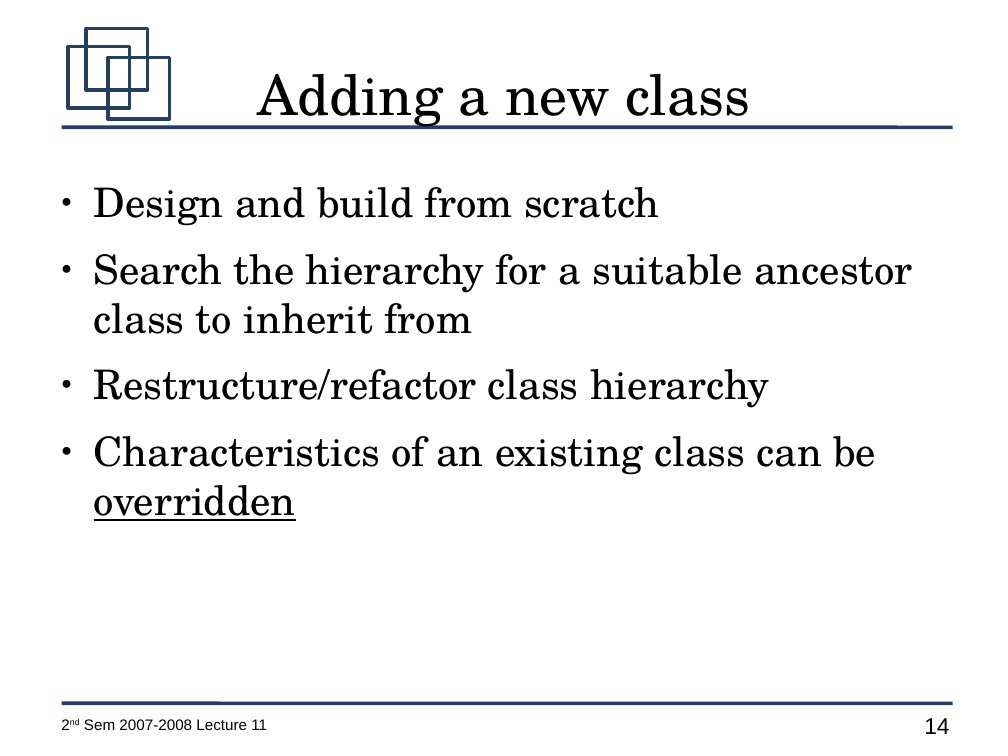
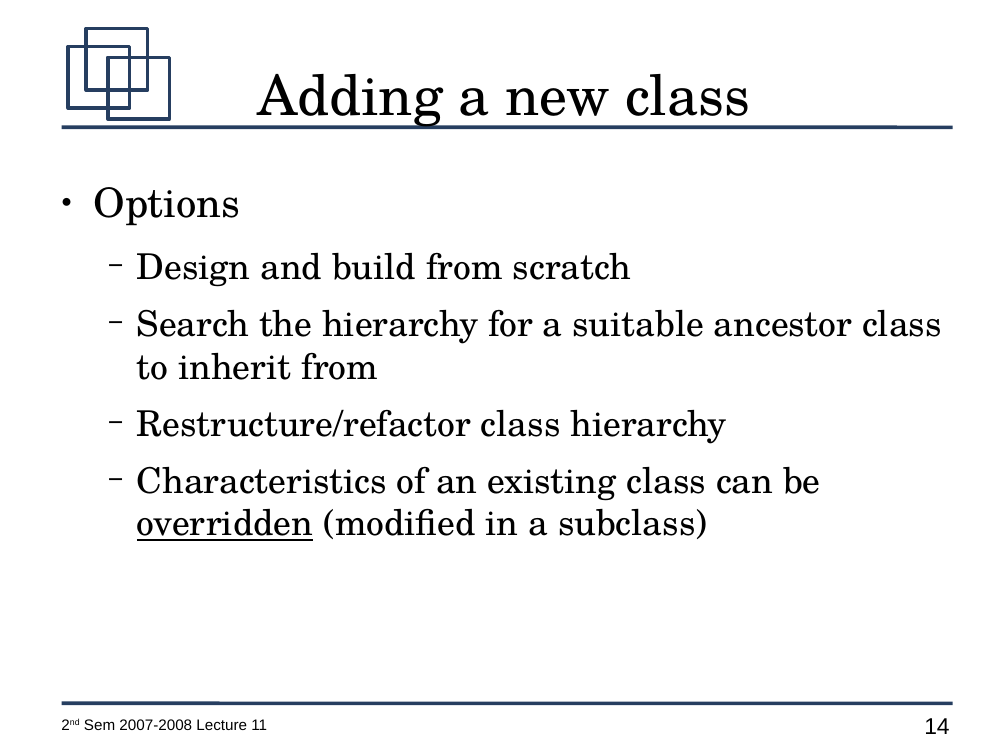
Before and after one commit to jachermocilla/jach-homepage, a slide deck: slide 14 of CMSC128-2nd-Sem-2007-L11.odp. Drawn at 1008x756 pixels with LibreOffice and Linux fonts; fonts in the diff are those of the drawing. Boxes give left, top, right and bottom in pixels: in the first picture for what was removed or moved away, otherwise in the second. Text is boxed around its words. In the diff, an @@ line names an element or a change of style, - is before the commit and + after.

```diff
--- a/CMSC128-2nd-Sem-2007-L11.odp
+++ b/CMSC128-2nd-Sem-2007-L11.odp
@@ text at <box>94,187,241,226</box>: paragraph added @@
+● Options
@@ text at <box>137,252,942,444</box>: size 32 to 28 pt in "Design and build from scratch", "Search the hierarchy for a suitable ancestor ...", "Restructure/refactor class hierarchy"; bullet ● to −; list level 1 to 2 in "Design and build from scratch"; list level 1 to 2 in "Search the hierarchy for a ..."; list level 1 to 2 in "Restructure/refactor class hierarchy" @@
@@ text at <box>137,466,821,541</box>: text changed; size 32 to 28 pt @@
-● Characteristics of an existing class can be overridden
+  − Characteristics of an existing class can be overridden (modified in a subclass)
```
Also in this commit, not shown: 18 other slides changed.
